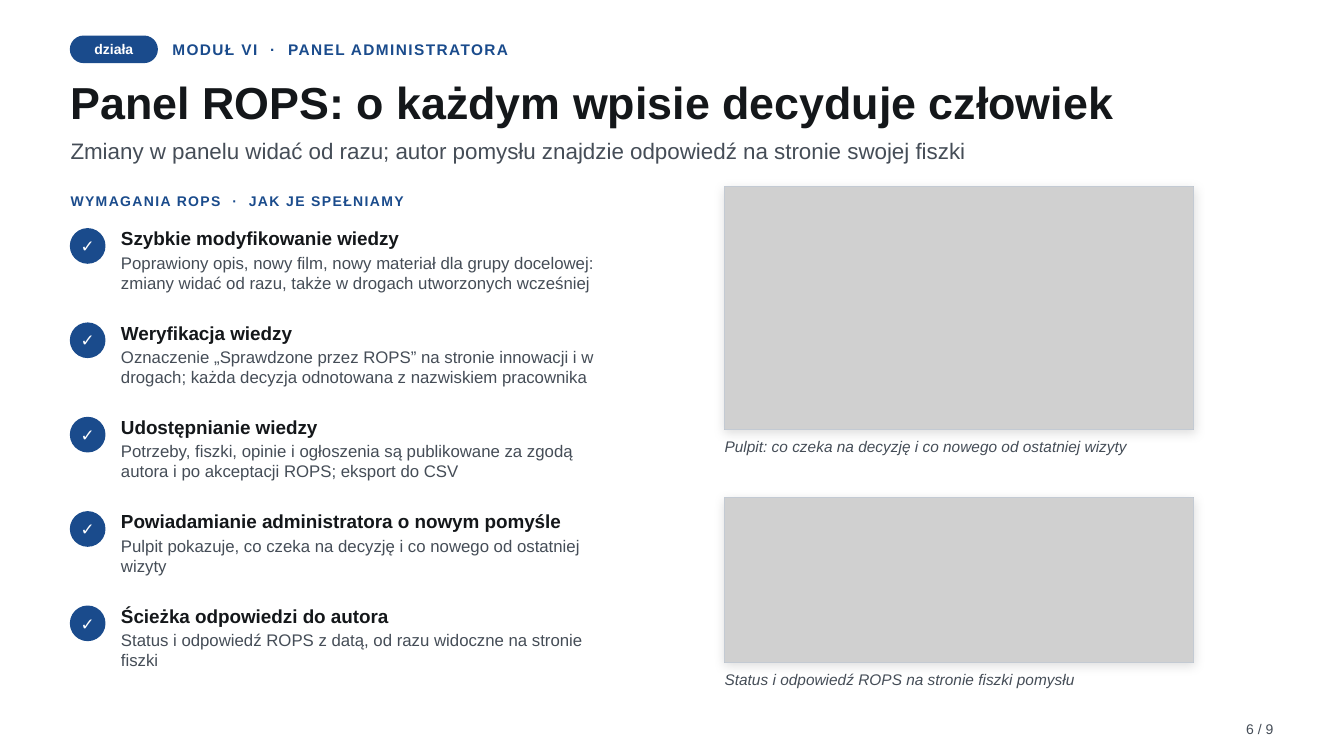
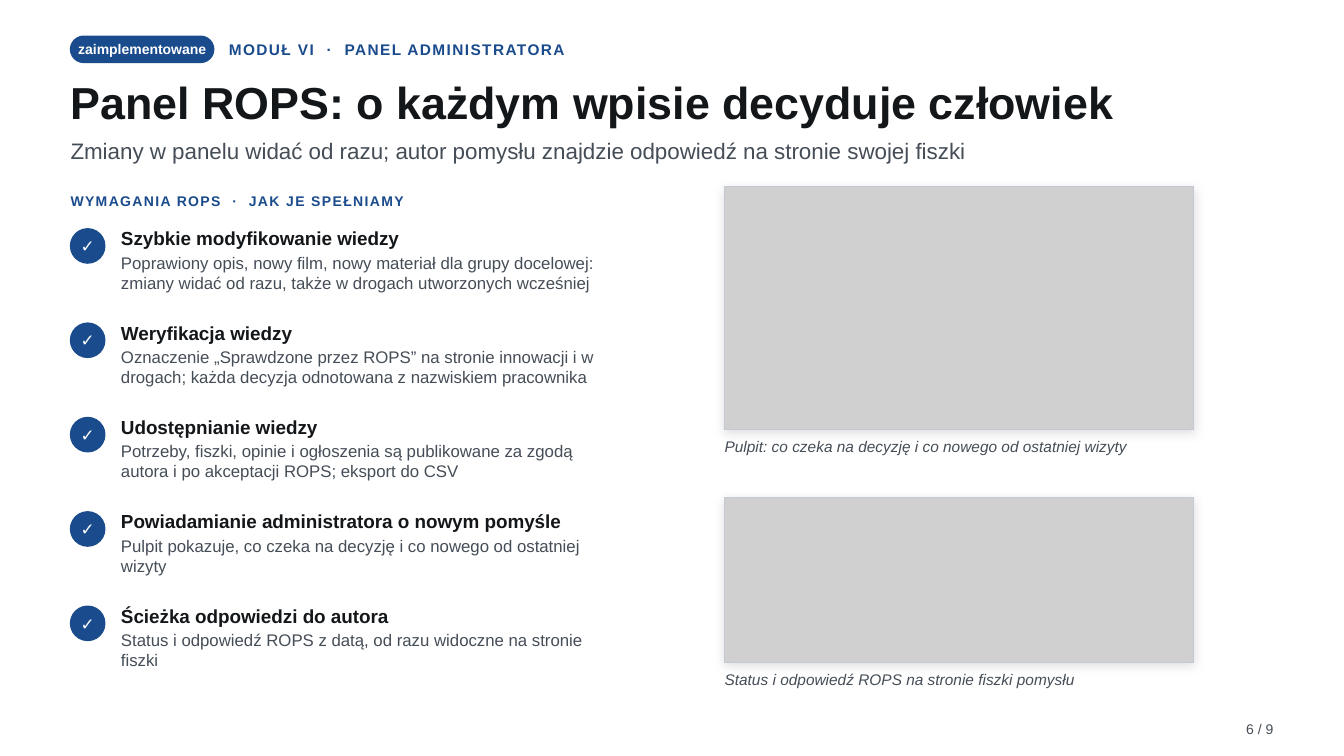
Before and after one commit to bobrovsky420/hackyeah2026, a slide deck: slide 6 of docs/presentation/presentation.pptx. Drawn at 1344x756 pixels with LibreOffice and Linux fonts; fonts in the diff are those of the drawing; grey boxes stand for pictures. Boxes give left, top, right and bottom in pixels: in the first picture for what was removed or moved away, otherwise in the second. Text is boxed around its words. In the diff, an @@ line names an element or a change of style, - is before the commit and + after.

```diff
--- a/docs/presentation/presentation.pptx
+++ b/docs/presentation/presentation.pptx
@@ rounded rectangle: place and size @@
-rounded rectangle at (71,36,157,63)
+rounded rectangle at (71,36,214,63)
@@ text at (78,44,206,57): text changed @@
-działa
+zaimplementowane
@@ text "MODUŁ VI · PANEL ADMINISTRATORA": place and size @@
-text "MODUŁ VI · PANEL ADMINISTRATORA" at (172,44,508,55)
+text "MODUŁ VI · PANEL ADMINISTRATORA" at (229,44,564,55)
```
Also in this commit, not shown: 5 other slides changed, 12 other files.
